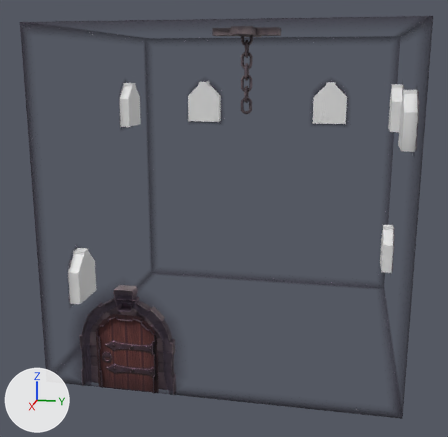
An edit to the FBX model res/Room/Window01.FBX, drawn before and after from the same camera.
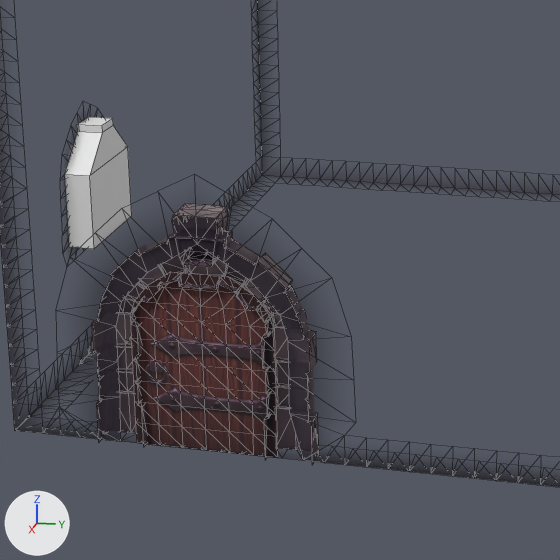
There are two pictures of each version: one whole from a camera (50 mm lens) standing at (200.2, 32.7, 39.0) and looking at (4.0, -6.5, -10.1), one close up on the part from 9% to 62% of the width and 45% to 100% of the height. Arrows for +X, +Y and +Z are at lower left; the lights stay in place. The close-ups show mesh edges as thin lines. Where no turn or scale is listed for an object, it has been applied to the vertices.

Names of what the first close-up shows: 'Collide06', 'Door00', 'Occlu'.
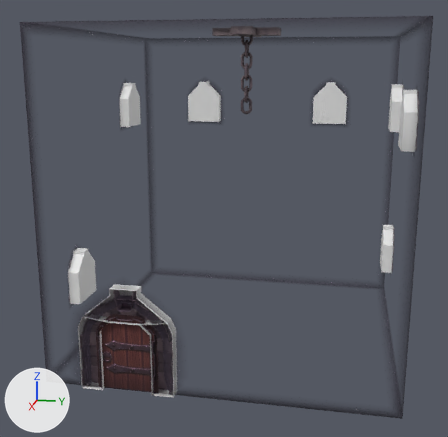
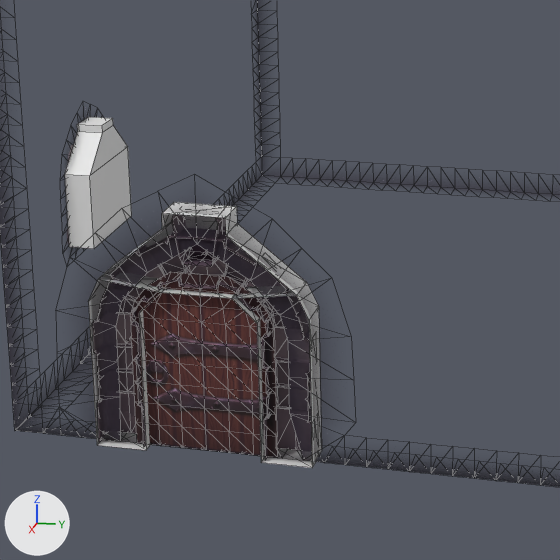
Boxes (x1, y1, x2, y2) around the edits, measured in the close-ups (560 x 560 px):
```json
{"object": "Collide10", "change": "added", "after": [99, 202, 306, 299]}
{"object": "Collide08", "change": "added", "after": [233, 282, 322, 468]}
{"object": "Collide09", "change": "added", "after": [89, 276, 161, 450]}
```

The change, as JSON lines over the scene's bpy script:
```json
{"op": "add", "block": "me_mesh_017_1", "code": ["me_mesh_017_1 = bpy.data.meshes.new('Mesh.017')", "me_mesh_017_1.from_pydata(...)  # 12 vertices, 16 faces; spans x -2.0..2.0, y -4.6..4.6, z -10.9..10.9"]}
{"op": "add", "block": "me_mesh_010_1", "code": ["me_mesh_010_1 = bpy.data.meshes.new('Mesh.010')", "me_mesh_010_1.from_pydata(...)  # 12 vertices, 16 faces; spans x -2.0..2.0, y -4.6..4.6, z -10.9..10.9"]}
{"op": "add", "block": "me_mesh_018_1", "code": ["me_mesh_018_1 = bpy.data.meshes.new('Mesh.018')", "me_mesh_018_1.from_pydata(...)  # 16 vertices, 22 faces; spans x -2.0..2.0, y -12.1..12.1, z -4.9..4.9"]}
{"op": "add", "block": "ob_collide09", "code": ["ob_collide09 = bpy.data.objects.new('Collide09', me_mesh_017_1)", "ob_collide09.location = (48.5, -34.0, -39.3)"]}
{"op": "add", "block": "ob_collide08", "code": ["ob_collide08 = bpy.data.objects.new('Collide08', me_mesh_010_1)", "ob_collide08.location = (48.5, -16.1, -39.3)"]}
{"op": "add", "block": "ob_collide10", "code": ["ob_collide10 = bpy.data.objects.new('Collide10', me_mesh_018_1)", "ob_collide10.location = (48.5, -25.1, -24.6)"]}
```
